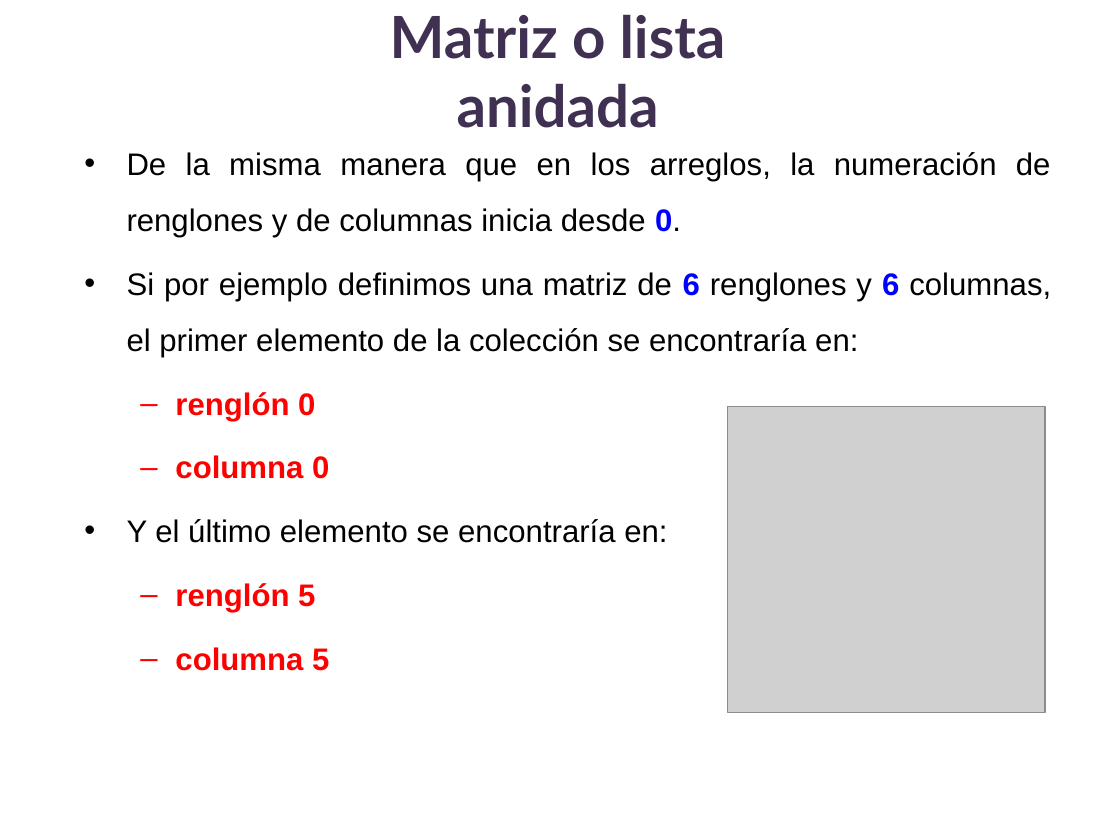
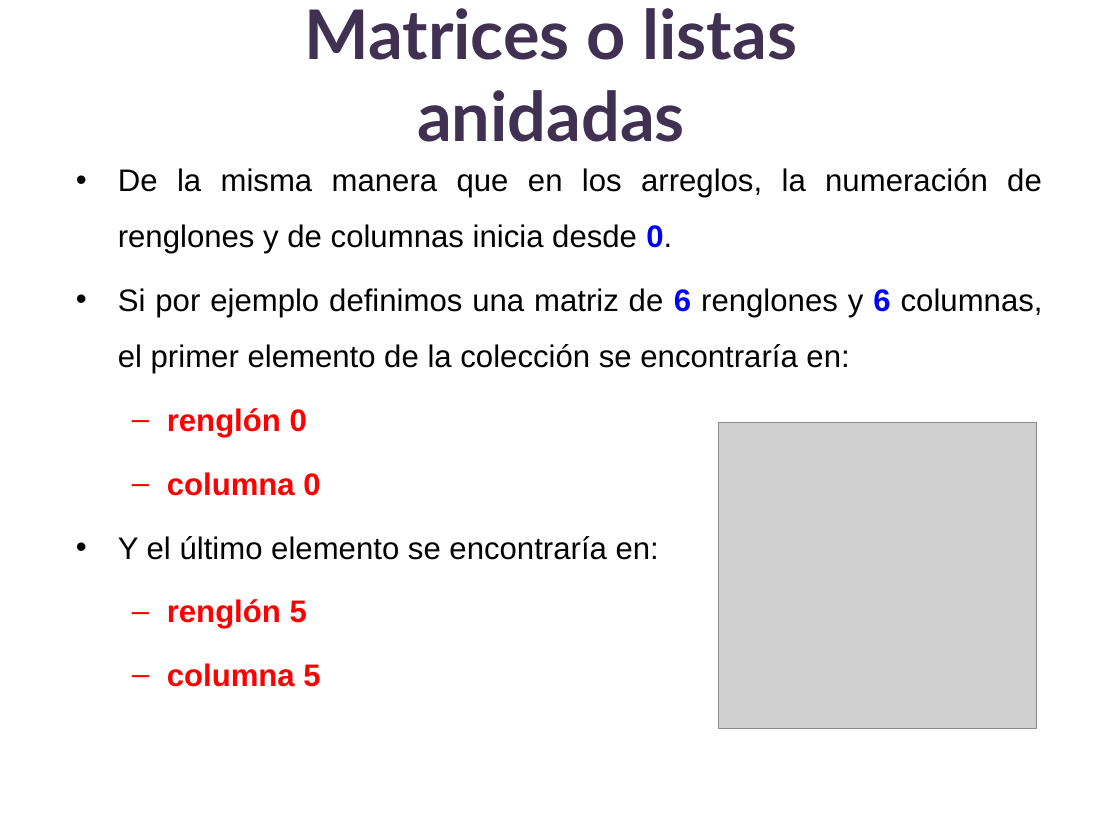
Before and after one commit to lizetheP/PensamientoC, a slide deck: slide 4 of calendario/documentos/8_Matrices.pptx. Drawn at 1120x840 pixels with LibreOffice and Linux fonts; fonts in the diff are those of the drawing; grey boxes stand for pictures. Boxes give left, top, right and bottom in pixels: in the first picture for what was removed or moved away, otherwise in the second. Text is boxed around its words. In the diff, an @@ line names an element or a change of style, - is before the commit and + after.

```diff
--- a/calendario/documentos/8_Matrices.pptx
+++ b/calendario/documentos/8_Matrices.pptx
@@ title added at (305, 8, 798, 142), 44 pt, text #403152, bold @@
+Matrices o listas anidadas
@@ text removed at (390, 14, 726, 128) @@
-Matriz o lista anidada
@@ text "De la misma manera que ...": place and size @@
-text "De la misma manera que ..." at (127, 152, 1051, 671)
+text "De la misma manera que ..." at (118, 168, 1043, 687)
@@ picture: place and size @@
-picture at (728, 407, 1045, 712)
+picture at (719, 422, 1036, 728)
```
Also in this commit, not shown: 7 other slides changed, 10 other files.
